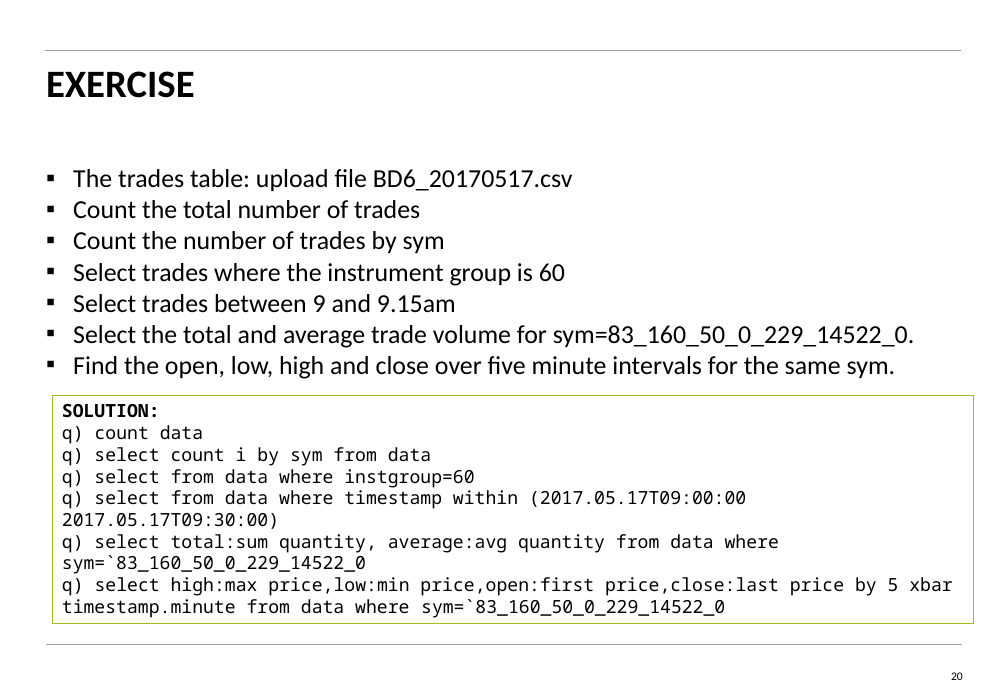
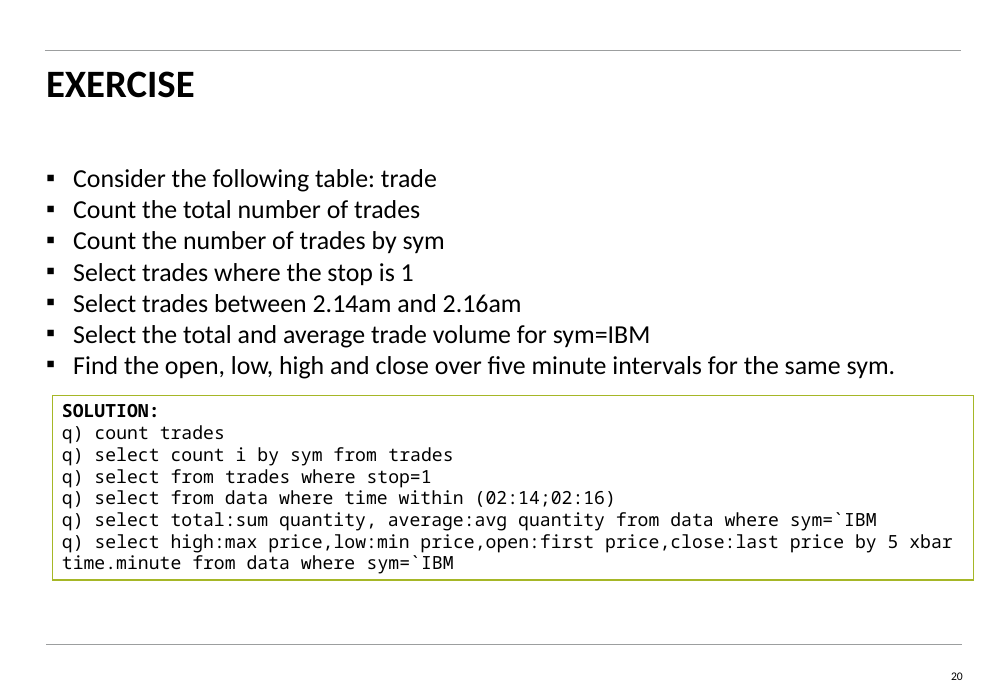
Before and after one commit to kenwjj/Q-ingSpree, a slide deck: slide 20 of kdb_training/KDB_2day_Training_Day2_students-kw.pptx. Drawn at 1008x698 pixels with LibreOffice and Linux fonts; fonts in the diff are those of the drawing. Boxes give left, top, right and bottom in pixels: in the first picture for what was removed or moved away, otherwise in the second. Text is boxed around its words. In the diff, an @@ line names an element or a change of style, - is before the commit and + after.

Commit message:
Modified day 2 slides

```diff
--- a/kdb_training/KDB_2day_Training_Day2_students-kw.pptx
+++ b/kdb_training/KDB_2day_Training_Day2_students-kw.pptx
@@ text at (73,169,437,192): text changed @@
-▪ The trades table: upload file BD6_20170517.csv
+▪ Consider the following table: trade
@@ text at (73,263,651,348): text changed @@
-▪ Select trades where the instrument group is 60
-▪ Select trades between 9 and 9.15am
-▪ Select the total and average trade volume for sym=83_160_50_0_229_14522_0.
+▪ Select trades where the stop is 1
+▪ Select trades between 2.14am and 2.16am
+▪ Select the total and average trade volume for sym=IBM
@@ rectangle "SOLUTION:": place and size @@
-rectangle "SOLUTION:" at (53,396,974,625)
+rectangle "SOLUTION:" at (53,396,974,581)
@@ text in rectangle at (62,425,952,574): text changed @@
-q) count data
-q) select count i by sym from data
-q) select from data where instgroup=60
-q) select from data where timestamp within (2017.05.17T09:00:00 2017.05.17T09:30:00)
-q) select total:sum quantity, average:avg quantity from data where sym=`83_160_50_0_229_14522_0
-q) select high:max price,low:min price,open:first price,close:last price by 5 xbar timestamp.minute from data where sym=`83_160_50_0_229_14522_0
+q) count trades
+q) select count i by sym from trades
+q) select from trades where stop=1
+q) select from data where time within (02:14;02:16)
+q) select total:sum quantity, average:avg quantity from data where sym=`IBM
+q) select high:max price,low:min price,open:first price,close:last price by 5 xbar time.minute from data where sym=`IBM
```
Also in this commit, not shown: 9 other slides changed, 1 slide added, 2 other files.
